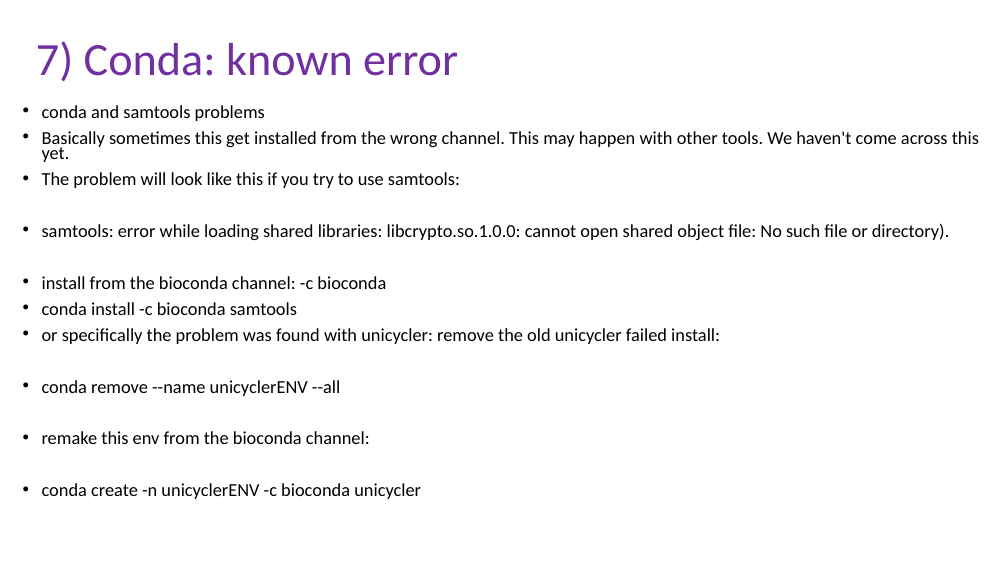
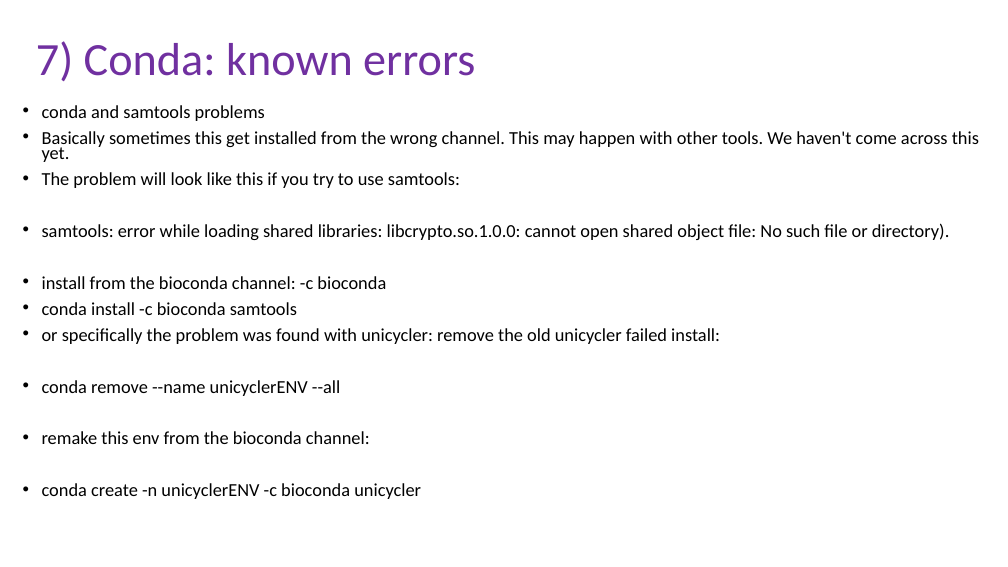
Before and after one commit to peterthorpe5/Sys_admin, a slide deck: slide 16 of cluster_course/powerpoint/7_Conda.pptx. Drawn at 1008x567 pixels with LibreOffice and Linux fonts; fonts in the diff are those of the drawing. Boxes give left, top, right and bottom in pixels: in the first picture for what was removed or moved away, otherwise in the second. Text is boxed around its words. In the diff, an @@ line names an element or a change of style, - is before the commit and + after.

```diff
--- a/cluster_course/powerpoint/7_Conda.pptx
+++ b/cluster_course/powerpoint/7_Conda.pptx
@@ title at [36,41,475,81]: text changed @@
-7) Conda: known error
+7) Conda: known errors
```
Also in this commit, not shown: 7 other slides changed, 6 other files.
